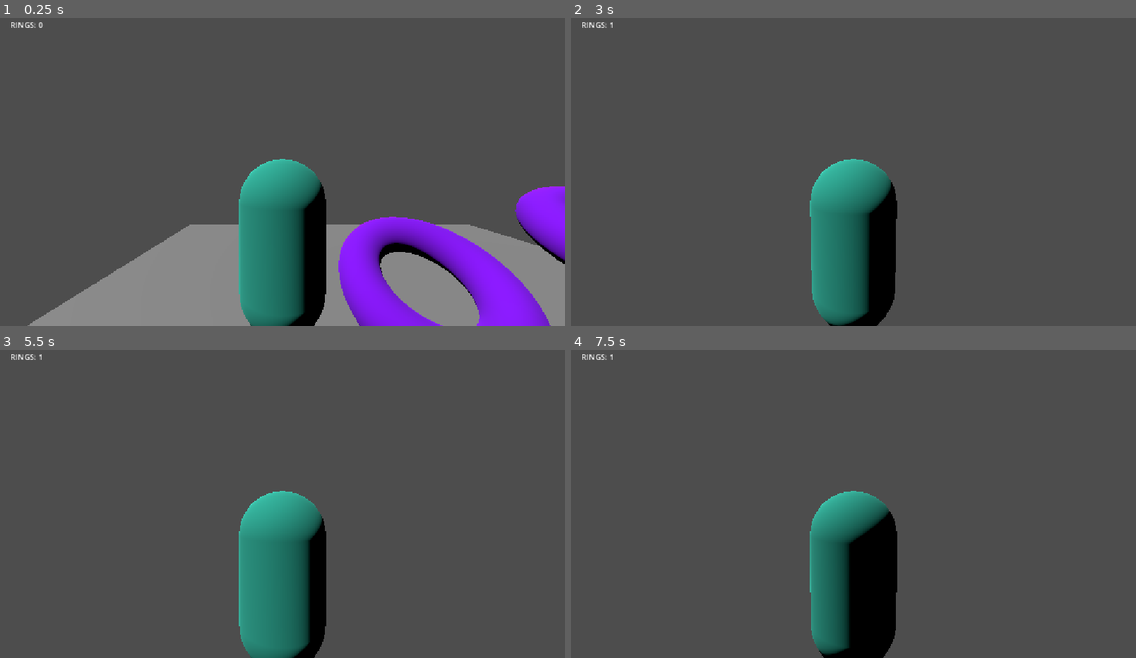
Above: before the commit, frames 1-4 (two rows, left to right).
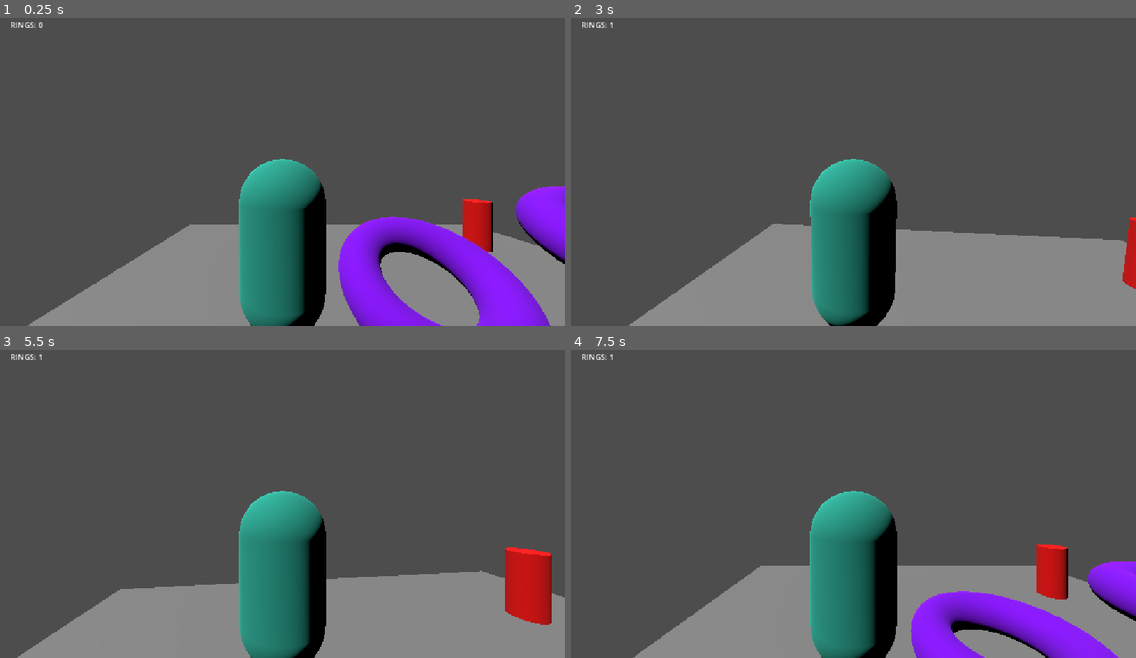
Above: after the commit, the same moments.

Repository: Foxsia/3Dplatformer
Game: Godot game, scene res://level_1.tscn
Same seed, same stepped clock (60 frames per second), same inputs: the game is played once before the commit and once after it.
Inputs (mouse positions are in pixels of both pictures, inside the frame that each line leads up to):
- Up to frame 1 (0.25 s): no input
- Up to frame 2 (3 s): move the mouse to (881, 165) at 0.52 s; hold Ctrl (sprint) 0.53-1.28 s; hold W (up) from 0.53 s (still down); tap Space (jump) at 0.77, 1.52, 2.75 s; move the mouse to (825, 168) at 1.27 s; tap Ctrl (sprint) at 1.35, 2.85 s; tap Enter at 2 s; move the mouse to (864, 162) at 2.02 s; hold Ctrl (sprint) 2.03-2.78 s; move the mouse to (847, 172) at 2.77 s
- Up to frame 3 (5.5 s): keep holding W (up); tap Space (jump) at 3.02, 3.77, 4.52 s; move the mouse to (322, 504) at 3.52 s; hold Ctrl (sprint) 3.53-4.28 s; move the mouse to (237, 494) at 4.27 s; tap Ctrl (sprint) at 4.35 s; tap Enter at 5 s; move the mouse to (288, 500) at 5.02 s; hold Ctrl (sprint) from 5.03 s (still down)
- Up to frame 4 (7.5 s): move the mouse to (830, 491) at 5.77 s; release W (up) at 5.78 s; release Ctrl (sprint) at 5.78 s; hold D (right) 5.78-6.53 s; tap Ctrl (sprint) at 5.85, 7.35 s; tap Space (jump) at 6.02, 6.77, 7.25 s; move the mouse to (881, 497) at 6.52 s; hold Ctrl (sprint) 6.53-7.28 s; hold W (up) from 6.53 s (still down); move the mouse to (825, 500) at 7.27 s

The runs differ from the first frame. In frame 1, 0.8% of the frame differs, in the area x 81-88%, y 58-76%; in frame 2, 19%; in frame 3, 19%; in frame 4, 23%, in the area x 11-100%, y 50-100%.

Commit message:
add dying, respawn and checkpoint systems

Diff:
--- /dev/null
+++ b/checkpoint.gd
@@ -0,0 +1,5 @@
+extends Area3D
+
+func _on_body_entered(body):
+	if body.is_in_group("player"):
+		body.set_checkpoint(global_position)
--- /dev/null
+++ b/checkpoint.tscn
@@ -0,0 +1,30 @@
+[gd_scene format=3 uid="uid://b7vtg7sgi3wou"]
+
+[ext_resource type="Script" uid="uid://by318uxm3wx4i" path="res://checkpoint.gd" id="1_luqgl"]
+
+[sub_resource type="CylinderShape3D" id="CylinderShape3D_f3f7h"]
+height = 1.1875
+radius = 0.2836914
+
+[sub_resource type="CylinderMesh" id="CylinderMesh_urqp6"]
+top_radius = 0.28222656
+bottom_radius = 0.28222656
+height = 1.1953125
+
+[sub_resource type="StandardMaterial3D" id="StandardMaterial3D_qkrtn"]
+albedo_color = Color(1, 0, 0, 1)
+
+[node name="Checkpoint" type="Area3D" unique_id=98324273]
+transform = Transform3D(1, 0, 0, 0, 1, 0, 0, 0, 1, 0, -0.0065722466, 0)
+script = ExtResource("1_luqgl")
+
+[node name="CollisionShape3D" type="CollisionShape3D" parent="." unique_id=1546841692]
+transform = Transform3D(1, 0, 0, 0, 1, 0, 0, 0, 1, 0, 0.59033203, 0)
+shape = SubResource("CylinderShape3D_f3f7h")
+
+[node name="MeshInstance3D" type="MeshInstance3D" parent="." unique_id=1036226702]
+transform = Transform3D(1, 0, 0, 0, 1, 0, 0, 0, 1, 0, 0.5834961, 0)
+mesh = SubResource("CylinderMesh_urqp6")
+surface_material_override/0 = SubResource("StandardMaterial3D_qkrtn")
+
+[connection signal="body_entered" from="." to="." method="_on_body_entered"]
--- a/level_1.tscn
+++ b/level_1.tscn
@@ -3,6 +3,7 @@
 [ext_resource type="PackedScene" uid="uid://dqresirb884u7" path="res://player.tscn" id="2_hbghi"]
 [ext_resource type="PackedScene" uid="uid://dtnw8guevhw2r" path="res://ring.tscn" id="2_hn12h"]
 [ext_resource type="Script" uid="uid://dy5kx1x7sa4py" path="res://hud.gd" id="3_hn12h"]
+[ext_resource type="PackedScene" uid="uid://b7vtg7sgi3wou" path="res://checkpoint.tscn" id="3_ihfcg"]
 
 [sub_resource type="BoxMesh" id="BoxMesh_5glgx"]
 size = Vector3(10, 0.5, 10)
@@ -39,6 +40,9 @@
 [node name="Ring3" parent="Rings" unique_id=1972673081 instance=ExtResource("2_hn12h")]
 transform = Transform3D(1, 0, 0, 0, 1, 0, 0, 0, 1, -4.2128057, 0.9502919, 3.0830774)
 
+[node name="Checkpoint" parent="." unique_id=98324273 instance=ExtResource("3_ihfcg")]
+transform = Transform3D(1, 0, 0, 0, 1, 0, 0, 0, 1, 3.2525396, 0.3239386, -2.8172312)
+
 [node name="HUD" type="CanvasLayer" parent="." unique_id=510913633]
 script = ExtResource("3_hn12h")
 
--- a/player.gd
+++ b/player.gd
@@ -1,20 +1,27 @@
 extends CharacterBody3D
 
 
-const SPEED = 5.0
-const JUMP_VELOCITY = 4.5
+const SPEED := 5.0
+const JUMP_VELOCITY := 4.5
 var gravity = ProjectSettings.get_setting("physics/3d/default_gravity")
-var speed_multiplier = 1.0
-var is_running = false
+var speed_multiplier := 1.0
+var is_running := false
+
+@export var sens := 0.5
+@export var max_lives := 3
+var lives := max_lives
+
+var checkpoint_position : Vector3
+var is_dead := false
 
 @onready var pivot = $CameraOrigin
 @onready var pitch = $CameraOrigin/CameraPitch
 @onready var mesh = $BodyMesh
 
-@export var sens = 0.5
-
 func _ready():
 	Input.mouse_mode = Input.MOUSE_MODE_CAPTURED
+	checkpoint_position = global_position
+	add_to_group("player")
 
 func _input(event):
 	if event is InputEventMouseMotion:
@@ -63,3 +70,32 @@
 		velocity.z = move_toward(velocity.z, 0, SPEED)
 
 	move_and_slide()
+
+	if global_position.y < -10:
+		die()
+
+func die():
+	if is_dead:
+		return
+
+	is_dead = true
+	lives -= 1
+
+	print(lives)
+
+	if lives <= 0:
+		game_over()
+	else:
+		respawn()
+
+func respawn():
+	global_position = checkpoint_position
+	velocity = Vector3.ZERO
+	is_dead = false
+
+func game_over():
+	print("GameOVER")
+	get_tree().reload_current_scene()
+
+func set_checkpoint(new_position: Vector3):
+	checkpoint_position = new_position
--- a/player.tscn
+++ b/player.tscn
@@ -24,7 +24,6 @@
 radius = 0.5473633
 
 [node name="Player" type="CharacterBody3D" unique_id=2118992186]
-transform = Transform3D(1, 0, 0, 0, 1, 0, 0, 0, 1, 0, 1.0068095, 0)
 script = ExtResource("1_4flbx")
 
 [node name="BodyMesh" type="MeshInstance3D" parent="." unique_id=1281100342]
--- a/ring.gd
+++ b/ring.gd
@@ -1,6 +1,6 @@
 extends Area3D
 
-@export var rotation_speed = 2.0
+@export var rotation_speed := 2.0
 @onready var ring = $MeshInstance3D
 
 func _ready():
Not shown, added: checkpoint.gd.uid
